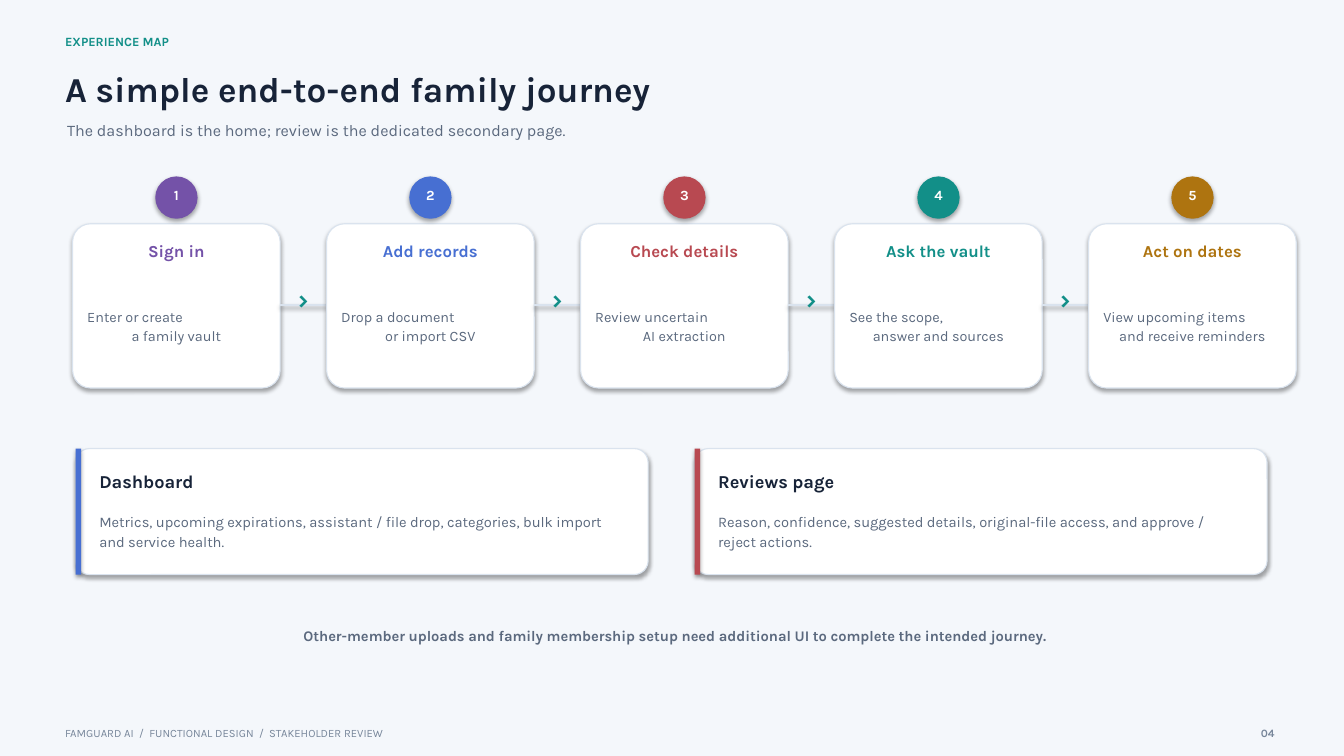
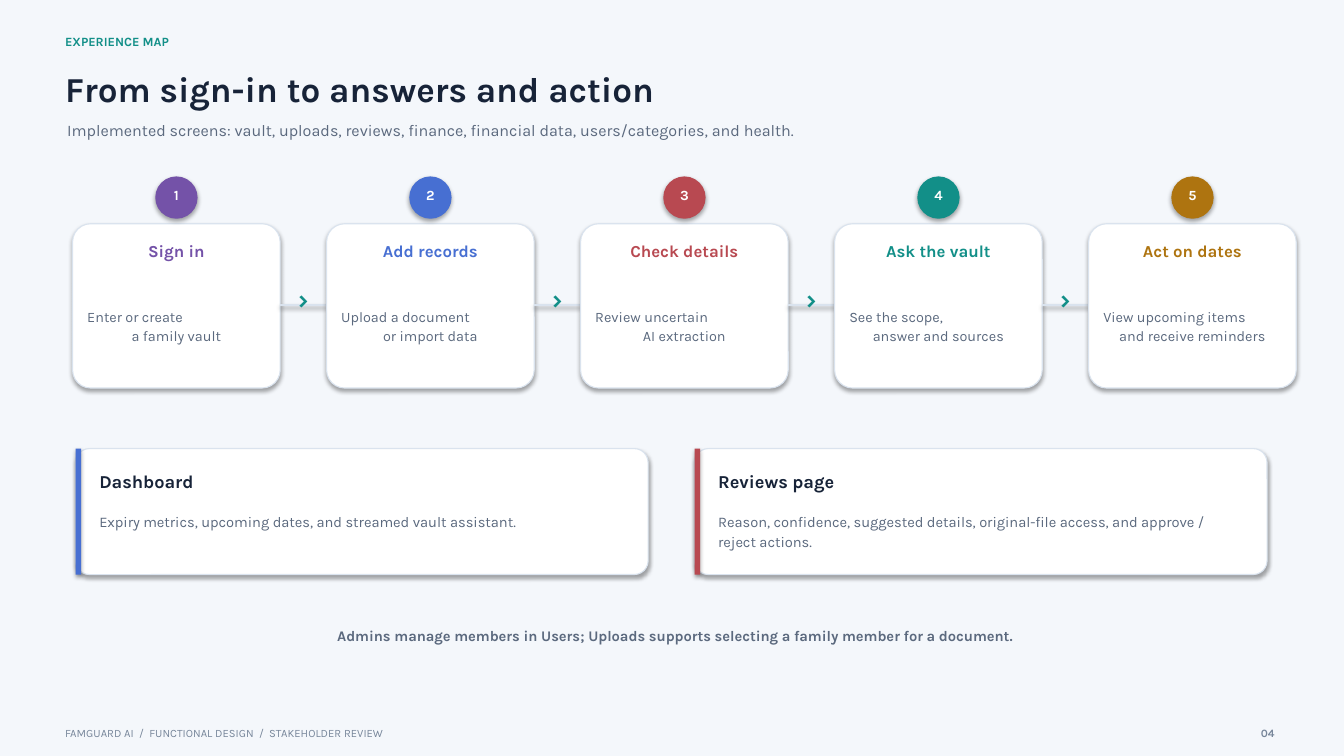
Before and after one commit to rajendranduraiswamy76-dev/FamGuard, a slide deck: slide 4 of docs/FamGuard-Functional-Design-Stakeholder.pptx. Drawn at 1344x756 pixels with LibreOffice and Linux fonts; fonts in the diff are those of the drawing. Boxes give left, top, right and bottom in pixels: in the first picture for what was removed or moved away, otherwise in the second. Text is boxed around its words. In the diff, an @@ line names an element or a change of style, - is before the commit and + after.

```diff
--- a/docs/FamGuard-Functional-Design-Stakeholder.pptx
+++ b/docs/FamGuard-Functional-Design-Stakeholder.pptx
@@ text at (65,77,654,111): text changed @@
-A simple end-to-end family journey
+From sign-in to answers and action
@@ text at (67,124,794,140): text changed @@
-The dashboard is the home; review is the dedicated secondary page.
+Implemented screens: vault, uploads, reviews, finance, financial data, users/categories, and health.
@@ text at (341,312,478,345): text changed @@
-Drop a document
-or import CSV
+Upload a document
+or import data
@@ text at (99,517,516,531): text changed @@
-Metrics, upcoming expirations, assistant / file drop, categories, bulk import and service health.
+Expiry metrics, upcoming dates, and streamed vault assistant.
@@ text at (337,630,1013,645): text changed @@
-Other-member uploads and family membership setup need additional UI to complete the intended journey.
+Admins manage members in Users; Uploads supports selecting a family member for a document.
```
Also in this commit, not shown: 16 other slides changed, 1 other file.
